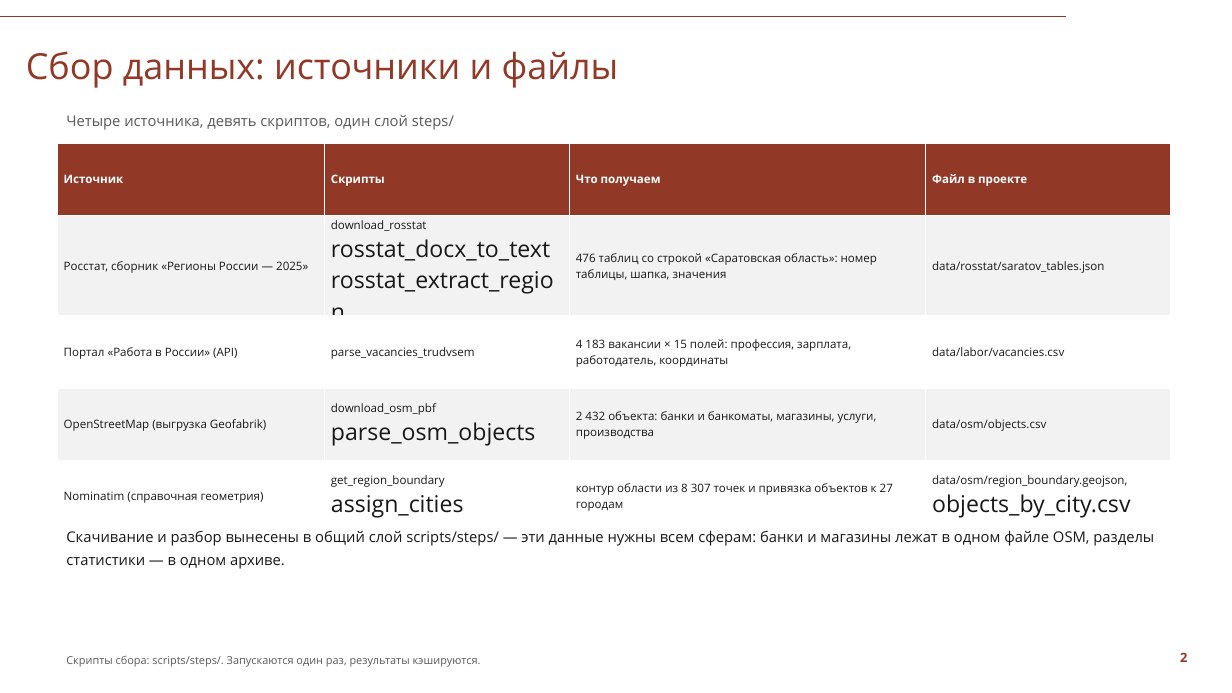
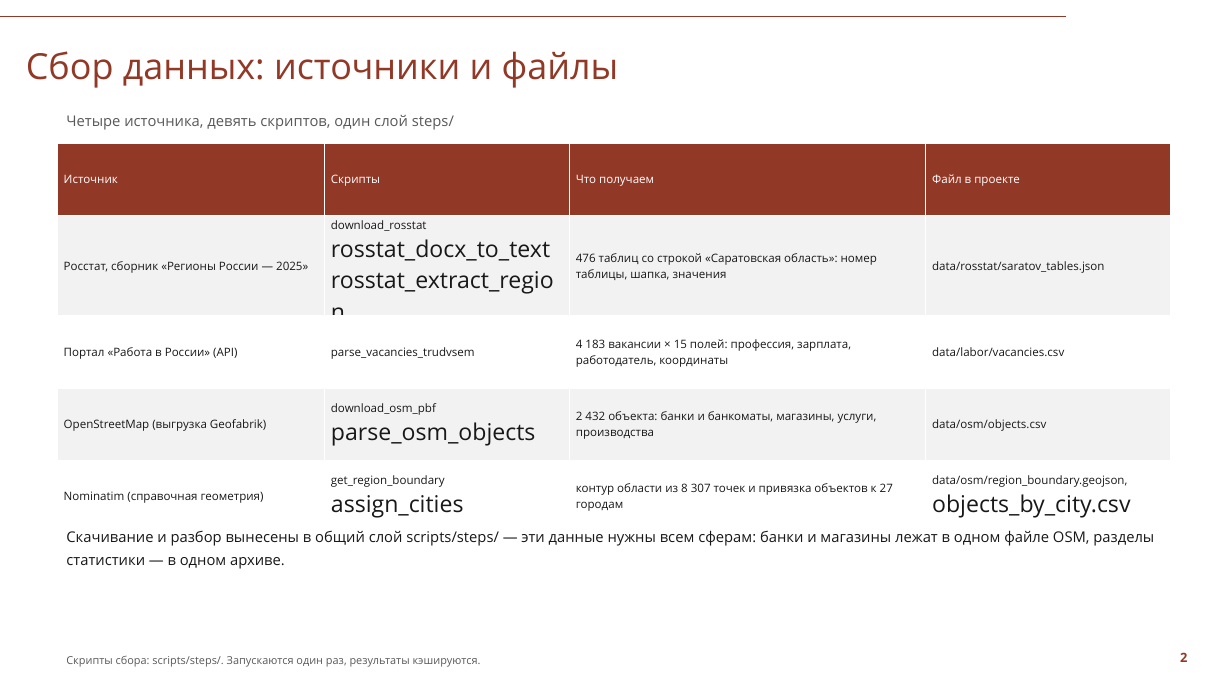
Before and after one commit to Seabas1/Analysis-of-regions, a slide deck: slide 2 of Саратовская_область_презентация_СПбГУ.pptx. Drawn at 1232x693 pixels with LibreOffice and Linux fonts; fonts in the diff are those of the drawing; background and template pictures are left out. Boxes give left, top, right and bottom in pixels: in the first picture for what was removed or moved away, otherwise in the second. Text is boxed around its words. In the diff, an @@ line names an element or a change of style, - is before the commit and + after.

```diff
--- a/Саратовская_область_презентация_СПбГУ.pptx
+++ b/Саратовская_область_презентация_СПбГУ.pptx
@@ table at <box>57,143,1171,522</box> @@
@@ bold off in "Источник", "Скрипты", "Что получаем", "Файл в проекте" @@
```
Also in this commit, not shown: 9 other slides changed, 2 other files.
